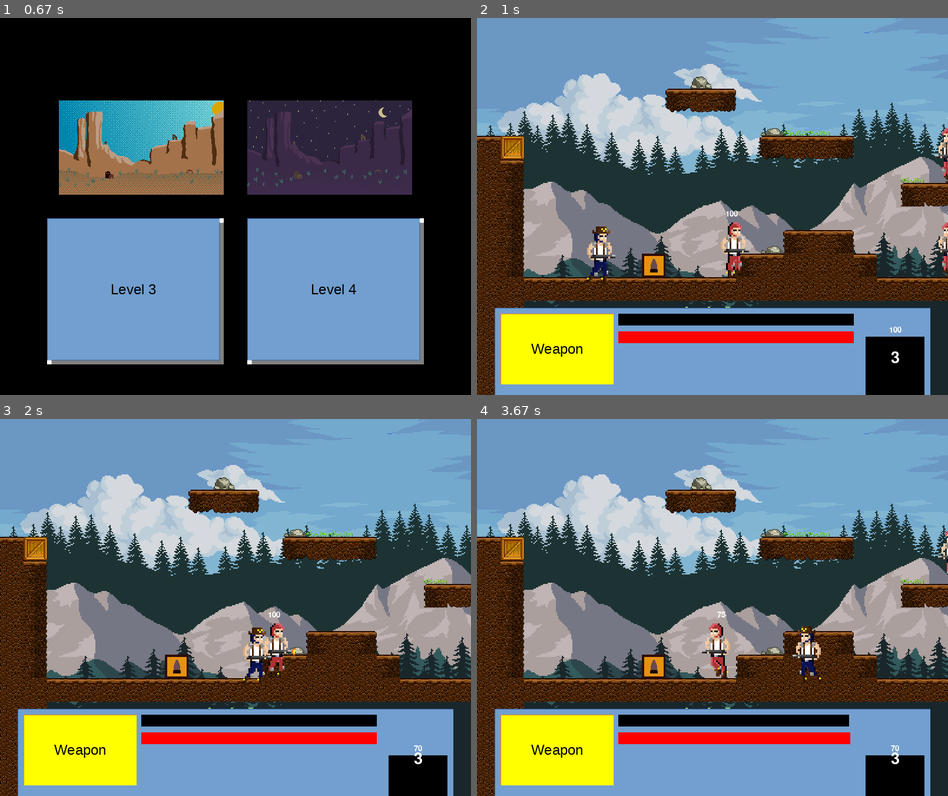
Above: before the commit, frames 1-4 (two rows, left to right).
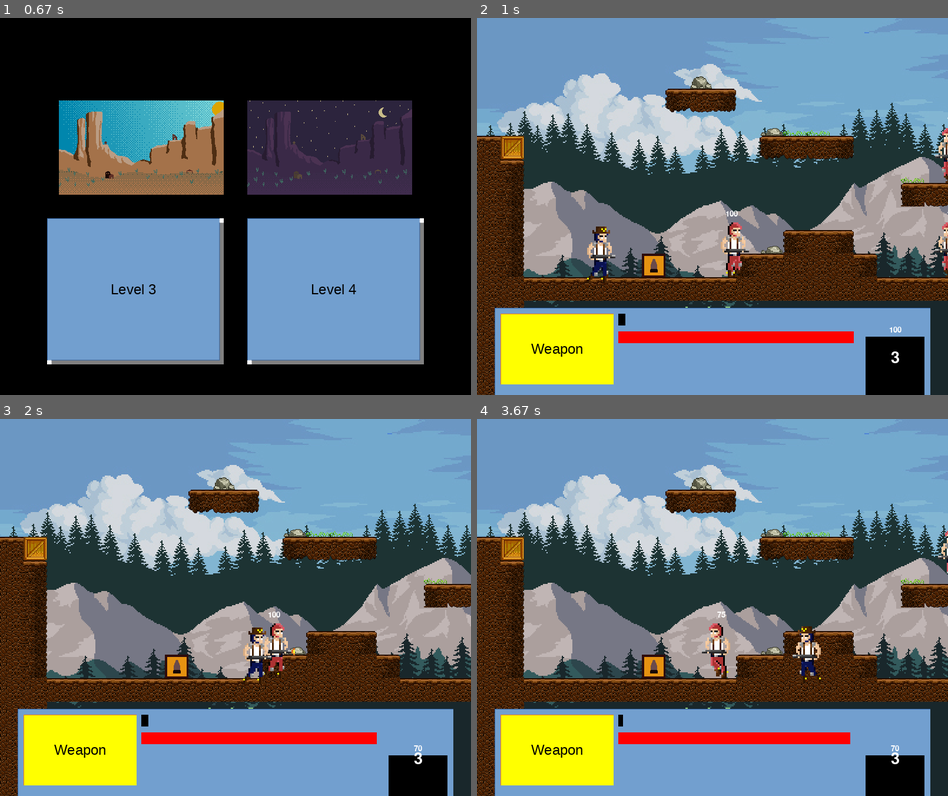
Above: after the commit, the same moments.

Repository: DevsInTheShed/pyGameJam2021
Game: pygame game, started from main.py
Same seed, same stepped clock (60 frames per second), same inputs: the game is played once before the commit and once after it.
Inputs (mouse positions are in pixels of both pictures, inside the frame that each line leads up to):
- Up to frame 1 (0.67 s): click (235, 217) at 0.38 s
- Up to frame 2 (1 s): click (811, 289) at 0.72 s
- Up to frame 3 (2 s): hold Shift 1-1.47 s; hold Right 1-1.47 s; move the mouse to (386, 596) at 1.03 s; hold Right 1.5-1.97 s; tap Shift at 1.57, 1.87 s
- Up to frame 4 (3.67 s): hold Up 2-2.3 s; tap Shift at 2.07, 2.4, 2.7, 2.9, 3.2, 3.47 s; tap Space at 2.15, 3.55 s; hold Right 2.33-2.8 s; tap V at 2.48 s; hold Left 2.83-3.37 s; hold Left from 3.4 s (still down)

Frame 1 is identical in both runs. In frame 2, 1.5% of the frame differs, in the area x 31-80%, y 78-82%; in frame 3, 1.5%; in frame 4, 1.5%.

Commit message:
add weapons

Diff:
--- a/game/player.py
+++ b/game/player.py
@@ -10,13 +10,38 @@
         self.lives = 3
         self.fuel = 100
 
-        shotgun = Weapon(ammo=100, cooldown=20, damage=25, img=ShotgunImg)
+
+        flamethrower = Weapon(ammo=100, cooldown=1, damage=5, img=ShotgunImg)
+        flamethrower.active = True
+        shotgun = Weapon(ammo=20, cooldown=10, damage=25, img=ShotgunImg)
         shotgun.active = True
+        rocket = Weapon(ammo=3, cooldown=30, damage=25, img=ShotgunImg)
+        rocket.active = True
 
         self.weapons = {
-            "shotgun": shotgun
+            "shotgun": shotgun,
+            "flamethrower": flamethrower,
+            "rocket": rocket
         }
-        self.currentWeapon = "shotgun"
+        self.currentWeapon = "rocket"
+
+
+    def weapon_cycle(self, i):
+        lst = list(self.weapons)
+        try:
+            res = lst[lst.index(i)+1]
+        except(ValueError,IndexError):
+            res = lst[0]
+
+        if self.weapons[str(res)].active:
+            return str(res)
+        else:
+            return self.weapon_cycle(str(res))
+
+
+    def weapon_next(self):
+        self.currentWeapon = self.weapon_cycle(self.currentWeapon)
+        print(self.currentWeapon)
 
     def shoot(self) :
             if self.weapons[self.currentWeapon].bullet_count > 0 and self.weapons[self.currentWeapon].timer == 0:
--- a/screen/stage.py
+++ b/screen/stage.py
@@ -39,6 +39,8 @@
             if event.type == pygame.KEYDOWN:
                 if event.key == pygame.K_ESCAPE:
                     return False
+                elif event.key == pygame.K_LSHIFT:
+                    self.player1.weapon_next()
                 else:
                     self.player1.state[event.key] = True
 
